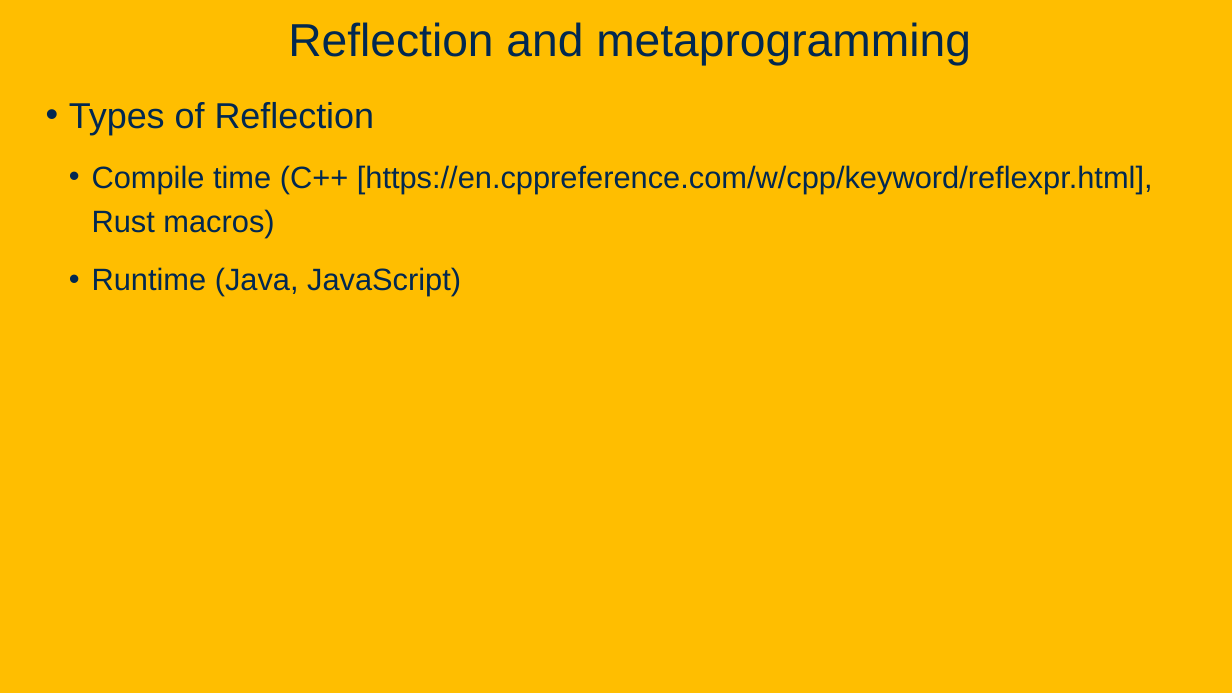
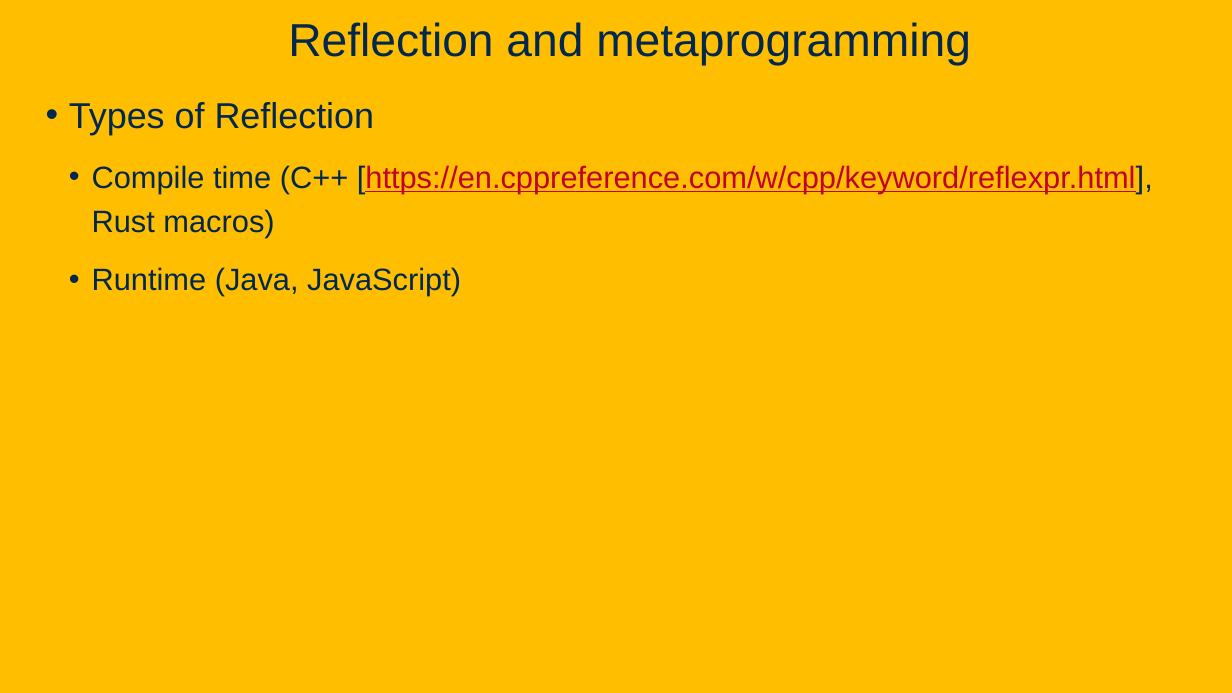
Before and after one commit to davsec-teaching/ecs160-f25, a slide deck: slide 12 of slides/5_annotations_and_reflection.pptx (slide 10 before the commit). Drawn at 1232x693 pixels with LibreOffice and Linux fonts; fonts in the diff are those of the drawing; background and template pictures are left out. Boxes give left, top, right and bottom in pixels: in the first picture for what was removed or moved away, otherwise in the second. Text is boxed around its words. In the diff, an @@ line names an element or a change of style, - is before the commit and + after.

```diff
--- a/slides/5_annotations_and_reflection.pptx
+++ b/slides/5_annotations_and_reflection.pptx
@@ text at [92, 165, 1153, 237]: text colour #022850 to #C1022F, underline on in "[https://en.cppreference.com/w/cpp/keyword/reflexpr.html]," @@
```
Also in this commit, not shown: 10 other slides changed, 9 slides added, 1 slide removed.
